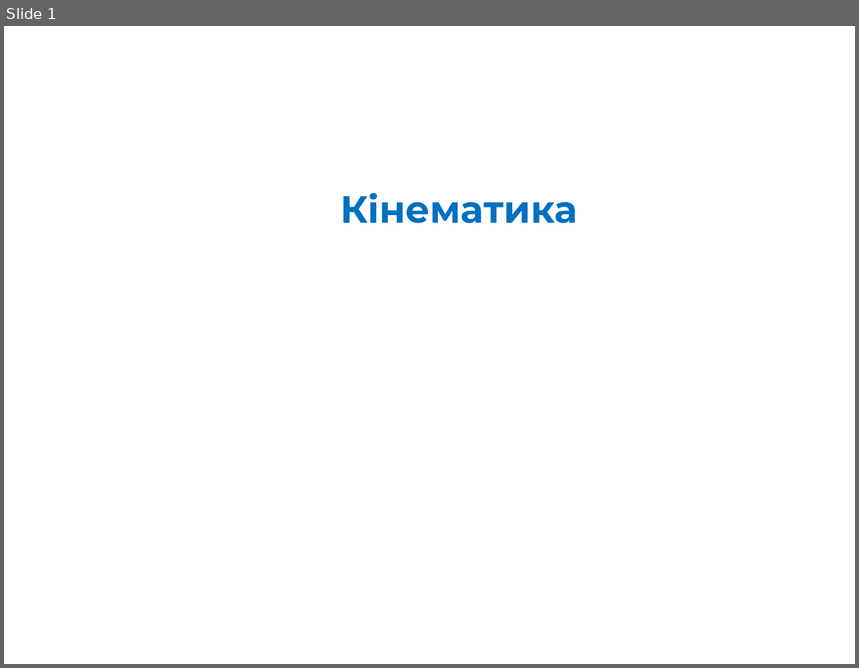
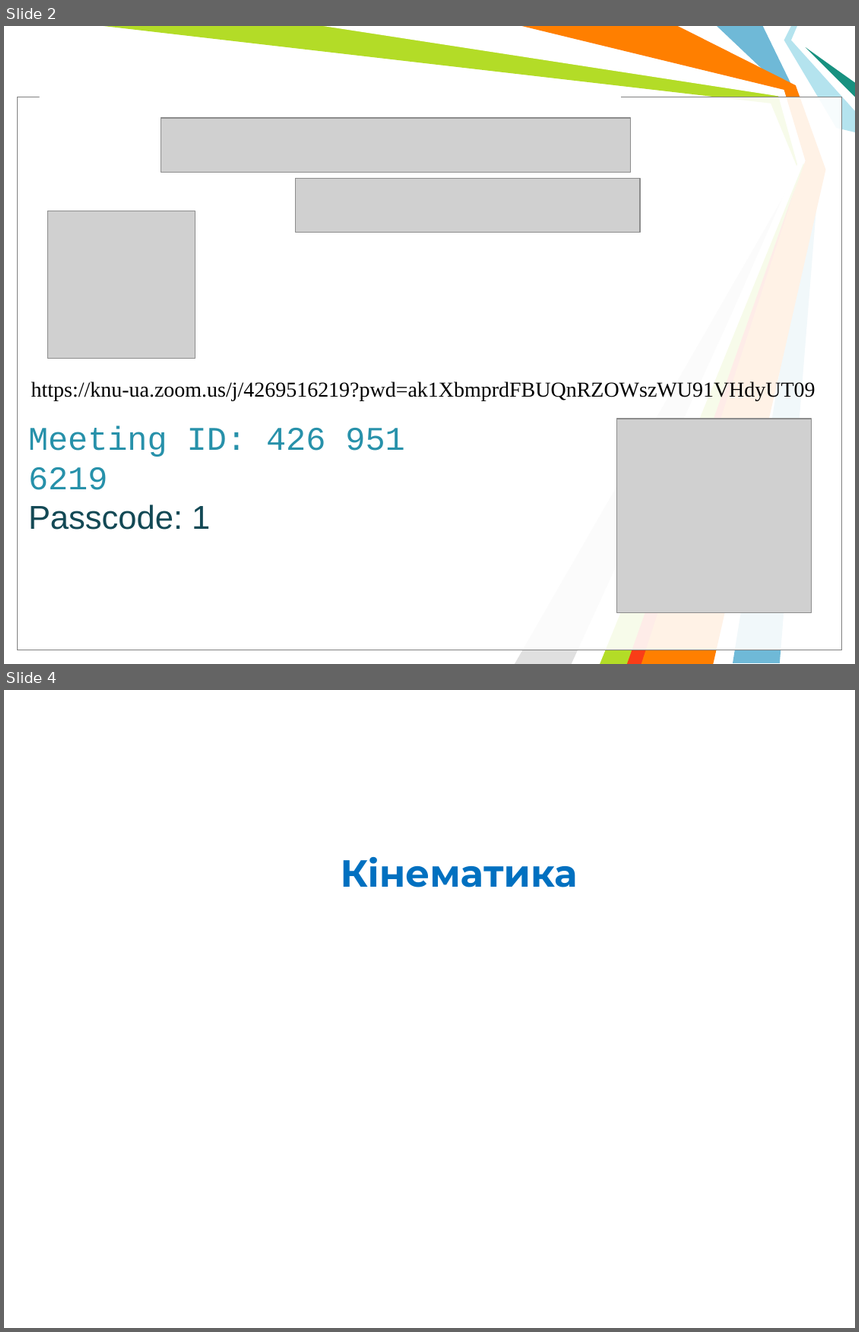
Before and after one commit to l432/NMK, a slide deck: Lecture/Chem/1semestr/Lessons1/Less01.ppt. Shown one above the other, each under a label of ours: slide 1 before the commit, slides 2 and 4 after it; the slides between them are not shown. The pictures are 859x668 and 859x1332 pixels, drawn with LibreOffice and Linux fonts; fonts in the diff are those of the drawing; grey boxes stand for pictures; background and template pictures are left out. Boxes give left, top, right and bottom in pixels: in the first picture for what was removed or moved away, otherwise in the second. Text is boxed around its words. In the diff, an @@ line names an element or a change of style, - is before the commit and + after.

```diff
--- a/Lecture/Chem/1semestr/Lessons1/Less01.ppt
+++ b/Lecture/Chem/1semestr/Lessons1/Less01.ppt
@@ slide 2 added at (x1=4, y1=26, x2=855, y2=664), background #FFFFFF @@
@@ freeform shape added at (x1=104, y1=26, x2=806, y2=664), fill #B3DC27 @@
@@ freeform shape added at (x1=323, y1=26, x2=805, y2=664), fill #FFFFFF @@
@@ freeform shape added at (x1=522, y1=26, x2=826, y2=664), fill #FF7F00 @@
@@ freeform shape added at (x1=718, y1=26, x2=820, y2=664), fill #6FB9D7 @@
@@ freeform shape added at (x1=785, y1=26, x2=855, y2=132), fill #B4E3EE @@
@@ freeform shape added at (x1=806, y1=47, x2=855, y2=97), fill #189180 @@
@@ rectangle added at (x1=40, y1=89, x2=621, y2=104), fill #FFFFFF @@
@@ rectangle added at (x1=18, y1=97, x2=842, y2=651), fill #FFFFFF at 69% opacity, outline #000000 0.74 pt @@
@@ rectangle added at (x1=18, y1=97, x2=842, y2=651), fill #FFFFFF at 69% opacity, outline #808080 0.74 pt @@
@@ picture added at (x1=161, y1=118, x2=631, y2=173) @@
@@ picture added at (x1=296, y1=178, x2=641, y2=232) @@
@@ freeform shape added at (x1=515, y1=180, x2=793, y2=664), fill #E0E0E0 @@
@@ freeform shape added at (x1=627, y1=182, x2=797, y2=664), fill #F93D17 @@
@@ picture added at (x1=47, y1=211, x2=195, y2=359) @@
@@ text added at (x1=31, y1=382, x2=816, y2=401), 18 pt, text #000000 @@
+https://knu-ua.zoom.us/j/4269516219?pwd=ak1XbmprdFBUQnRZOWszWU91VHdyUT09
@@ text added at (x1=28, y1=426, x2=405, y2=530), 28 pt, text #2791AA @@
+Meeting ID: 426 951 6219
+Passcode: 1
@@ picture added at (x1=617, y1=419, x2=812, y2=613) @@
@@ what was slide 1 is now slide 4 @@
```
Also in this commit, not shown: 2 other slides added, 6 other files.
